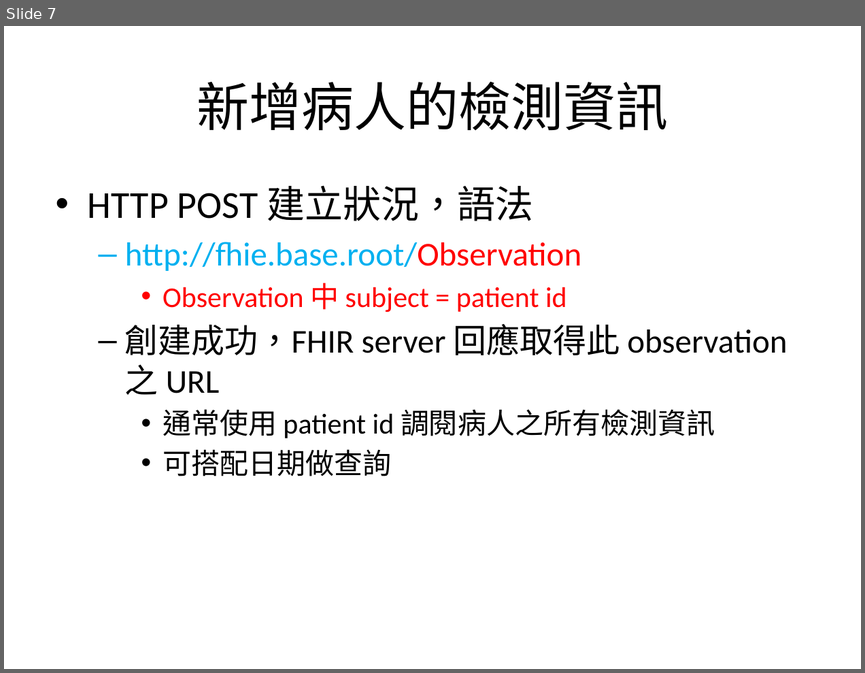
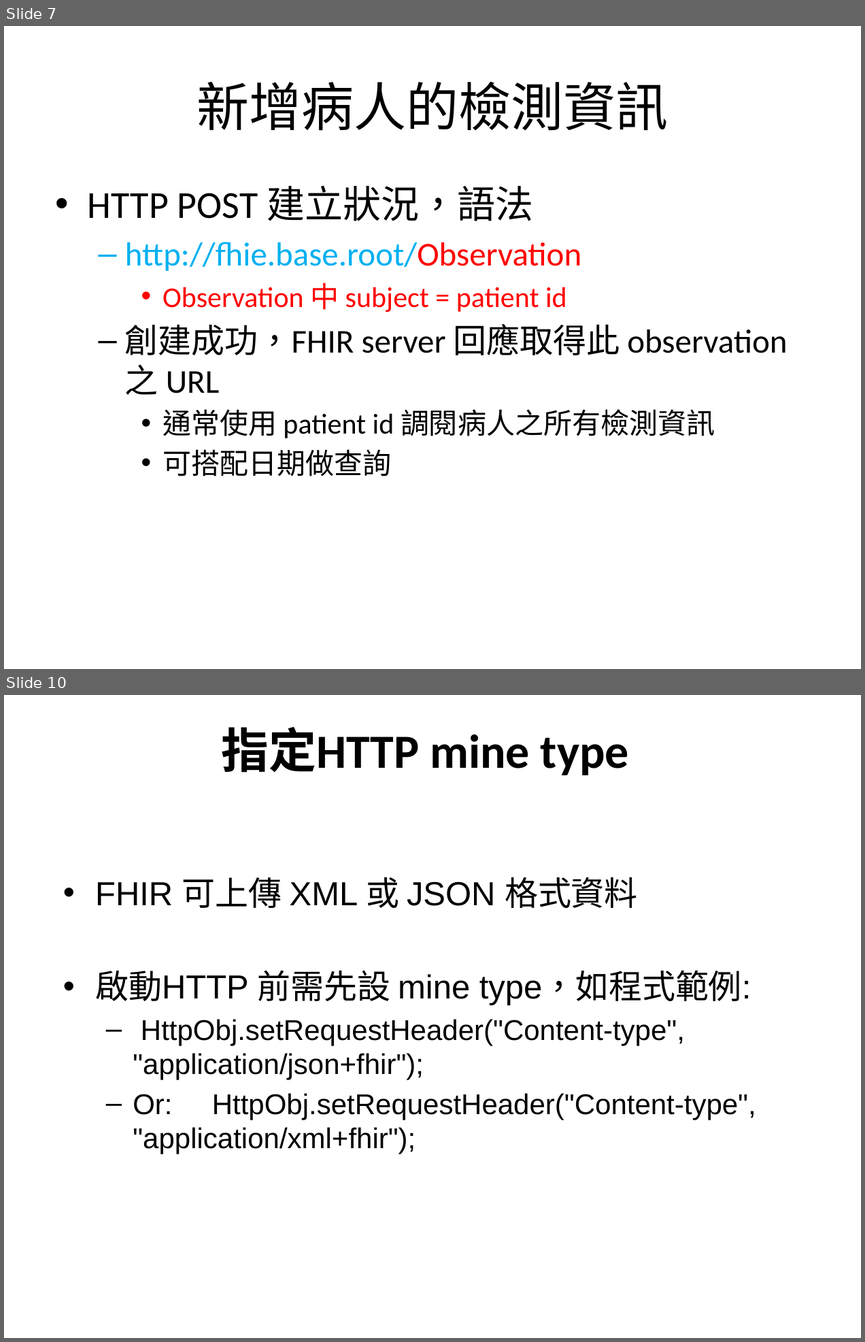
Before and after one commit to mos2718/FHIRspec, a slide deck: Spec/FHIR API.pptx. Shown one above the other, each under a label of ours: slide 7 before the commit, slides 7 and 10 after it; the slides between them are not shown. The pictures are 865x673 and 865x1342 pixels, drawn with LibreOffice and Linux fonts; fonts in the diff are those of the drawing. Boxes give left, top, right and bottom in pixels: in the first picture for what was removed or moved away, otherwise in the second. Text is boxed around its words. In the diff, an @@ line names an element or a change of style, - is before the commit and + after.

```diff
--- a/Spec/FHIR API.pptx
+++ b/Spec/FHIR API.pptx
@@ slide 10 added at [4, 695, 861, 1338], background #FFFFFF @@
@@ title added at [221, 727, 629, 775], 40 pt, text #000000, bold @@
+指定HTTP mine type
@@ text added at [95, 877, 756, 1154], 24 pt, text #000000 @@
+• FHIR 可上傳 XML 或 JSON 格式資料
+• 啟動HTTP 前需先設 mine type，如程式範例:
+  – HttpObj.setRequestHeader("Content-type", "application/json+fhir");
+  – Or: HttpObj.setRequestHeader("Content-type", "application/xml+fhir");
```
Also in this commit, not shown: 2 slides changed, 18 other slides added, 1 other file.
